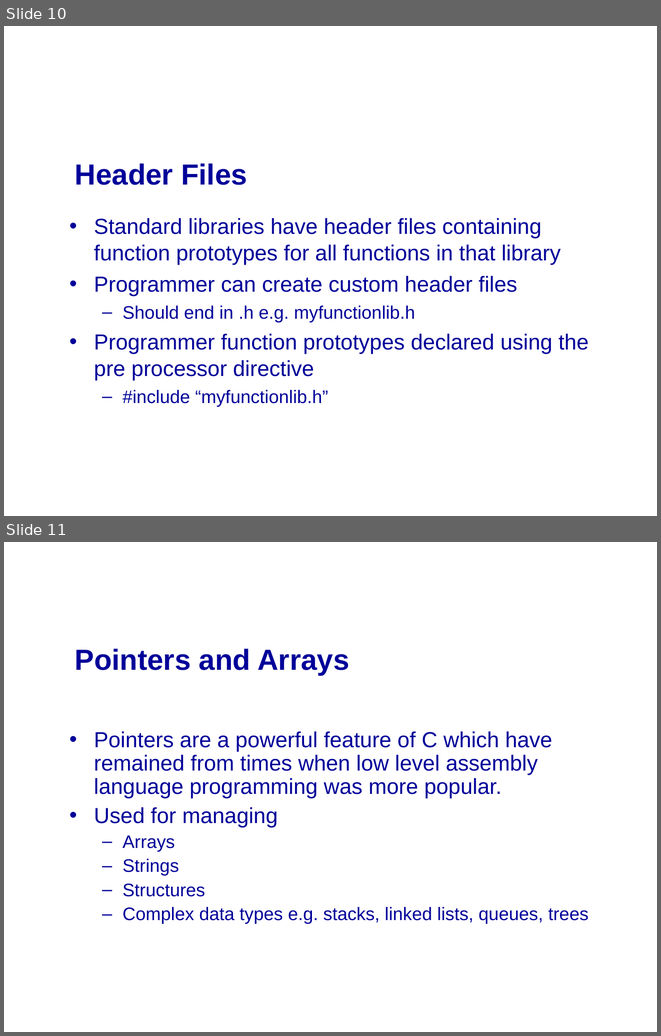
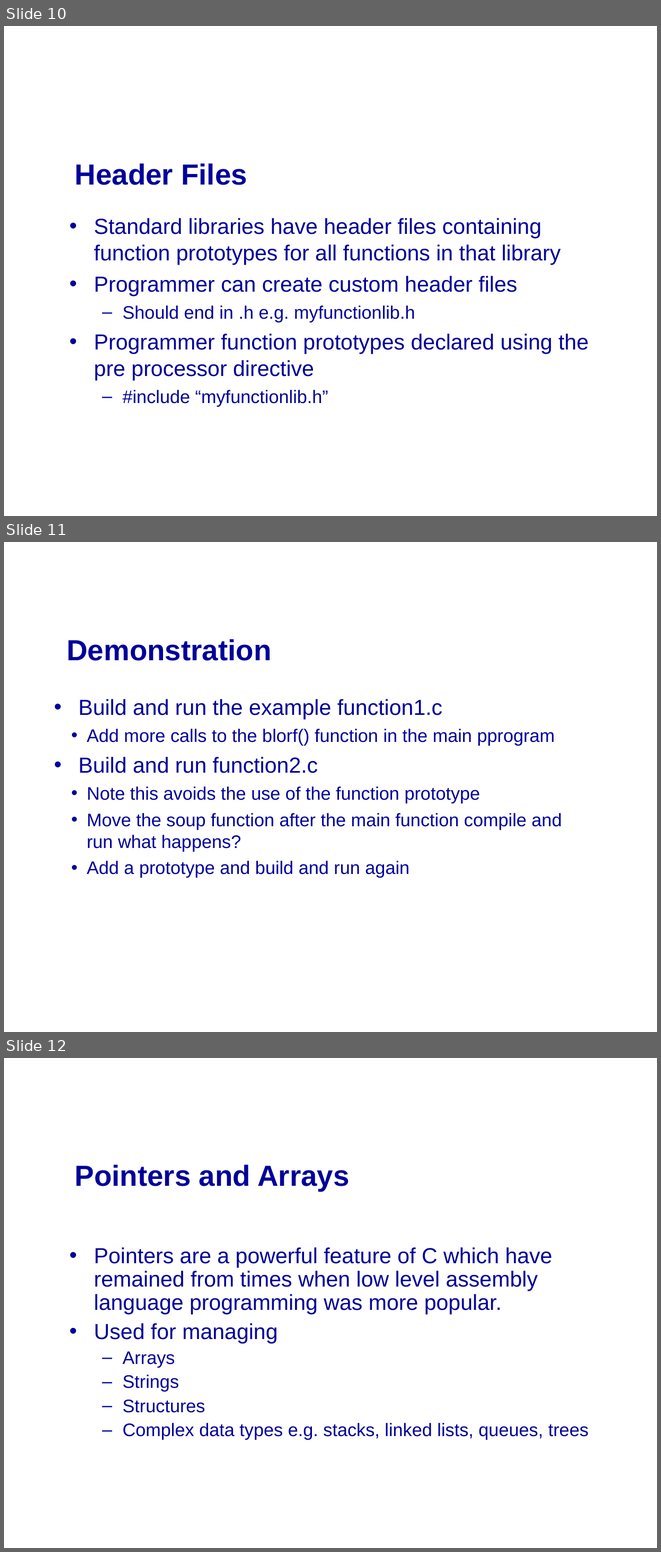
Before and after one commit to mikeg64/iome, a slide deck: src/examples/course/c/presentation/IntrotoC3.ppt. Shown one above the other, each under a label of ours: slides 10 and 11 before the commit, slides 10, 11 and 12 after it. The pictures are 661x1036 and 661x1552 pixels, drawn with LibreOffice and Linux fonts; fonts in the diff are those of the drawing; background and template pictures are left out. Boxes give left, top, right and bottom in pixels: in the first picture for what was removed or moved away, otherwise in the second. Text is boxed around its words. In the diff, an @@ line names an element or a change of style, - is before the commit and + after.

Commit message:
Updating basic examples for c programming course

```diff
--- a/src/examples/course/c/presentation/IntrotoC3.ppt
+++ b/src/examples/course/c/presentation/IntrotoC3.ppt
@@ slide 11 added at (4, 542, 657, 1032), background picture (left out) @@
@@ text added at (67, 639, 271, 661), 32 pt, text #000099, bold @@
+Demonstration
@@ text added at (78, 699, 562, 877), 20 pt, text #000099 @@
+• Build and run the example function1.c
+  • Add more calls to the blorf() function in the main pprogram
+• Build and run function2.c
+  • Note this avoids the use of the function prototype
+  • Move the soup function after the main function compile and run what happens?
+  • Add a prototype and build and run again
@@ what was slide 11 is now slide 12 @@
```
Also in this commit, not shown: 6 slides removed, 11 other files.
